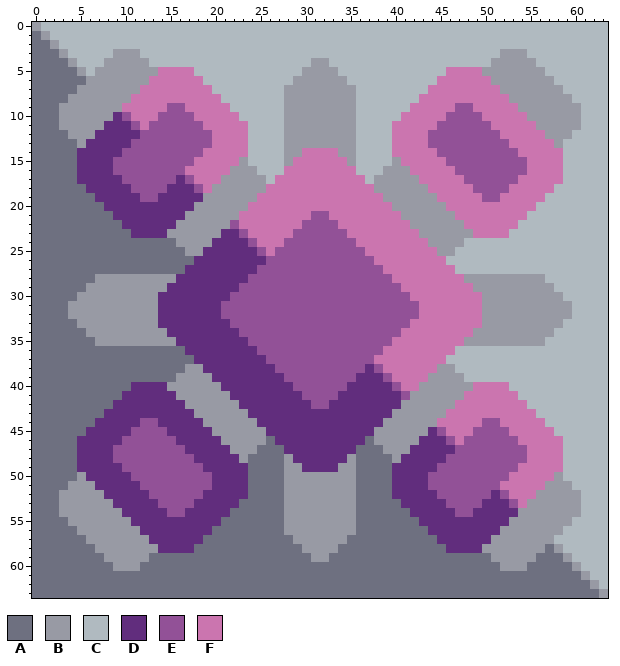
One commit to this pixel-art sprite: assets/sprites/blocks/walls/alive-wall-large.png. This is how it looked before the edit.
The file is 64x64 pixels.
Palette (. is transparent): A #6e7080  B #989aa4  C #b0bac0  D #612d7d  E #925197  F #cb75af
Pixels before, first column x 0:
 0 BCCCCCCCCCCCCCCCCCCCCCCCCCCCCCCCCCCCCCCCCCCCCCCCCCCCCCCCCCCCCCCC
 1 ABCCCCCCCCCCCCCCCCCCCCCCCCCCCCCCCCCCCCCCCCCCCCCCCCCCCCCCCCCCCCCC
 2 AABCCCCCCCCCCCCCCCCCCCCCCCCCCCCCCCCCCCCCCCCCCCCCCCCCCCCCCCCCCCCC
 3 AAABCCCCCBBBCCCCCCCCCCCCCCCCCCCCCCCCCCCCCCCCCCCCCCCCBBBCCCCCCCCC
 4 AAAABCCCBBBBBCCCCCCCCCCCCCCCCCCBBCCCCCCCCCCCCCCCCCCBBBBBCCCCCCCC
 5 AAAAABCBBBBBBBFFFFCCCCCCCCCCCCBBBBCCCCCCCCCCCCFFFFBBBBBBBCCCCCCC
 6 AAAAAABBBBBBBFFFFFFCCCCCCCCCCBBBBBBCCCCCCCCCCFFFFFFBBBBBBBCCCCCC
 7 AAAAABBBBBBBFFFFFFFFCCCCCCCCBBBBBBBBCCCCCCCCFFFFFFFFBBBBBBBCCCCC
 8 AAAABBBBBBBFFFFFFFFFFCCCCCCCBBBBBBBBCCCCCCCFFFFFFFFFFBBBBBBBCCCC
 9 AAABBBBBBBFFFFFEEFFFFFCCCCCCBBBBBBBBCCCCCCFFFFFEEFFFFFBBBBBBBCCC
10 AAABBBBBBDEFFFEEEEFFFFFCCCCCBBBBBBBBCCCCCFFFFFEEEEFFFFFBBBBBBCCC
11 AAABBBBBDDDEFEEEEEEFFFFFCCCCBBBBBBBBCCCCFFFFFEEEEEEFFFFFBBBBBCCC
12 AAAABBBDDDDDEEEEEEEEFFFFCCCCBBBBBBBBCCCCFFFFEEEEEEEEFFFFFBBBCCCC
13 AAAAABDDDDDEEEEEEEEEFFFFCCCCBBBBBBBBCCCCFFFFEEEEEEEEEFFFFFBCCCCC
14 AAAAADDDDDEEEEEEEEEFFFFFCCCCBBFFFFBBCCCCFFFFFEEEEEEEEEFFFFFCCCCC
15 AAAAADDDDEEEEEEEEEFFFFFBCCCCBFFFFFFBCCCCBFFFFFEEEEEEEEEFFFFCCCCC
16 AAAAADDDDEEEEEEEEFFFFFBBBCCCFFFFFFFFCCCBBBFFFFFEEEEEEEEFFFFCCCCC
17 AAAAADDDDDEEEEEEDEFFFBBBBBCFFFFFFFFFFCBBBBBFFFFFEEEEEEFFFFFCCCCC
18 AAAAAADDDDDEEEEDDDEFBBBBBBFFFFFFFFFFFFBBBBBBFFFFFEEEEFFFFFCCCCCC
19 AAAAAAADDDDDEEDDDDDBBBBBBFFFFFFFFFFFFFFBBBBBBFFFFFEEFFFFFCCCCCCC
20 AAAAAAAADDDDDDDDDDBBBBBBFFFFFFFFFFFFFFFFBBBBBBFFFFFFFFFFCCCCCCCC
21 AAAAAAAAADDDDDDDDBBBBBBFFFFFFFFEEFFFFFFFFBBBBBBFFFFFFFFCCCCCCCCC
22 AAAAAAAAAADDDDDDBBBBBBEFFFFFFFEEEEFFFFFFFFBBBBBBFFFFFFCCCCCCCCCC
23 AAAAAAAAAAADDDDBBBBBBDDEFFFFFEEEEEEFFFFFFFFBBBBBBFFFFCCCCCCCCCCC
24 AAAAAAAAAAAAAAAABBBBDDDDEFFFEEEEEEEEFFFFFFFFBBBBCCCCCCCCCCCCCCCC
25 AAAAAAAAAAAAAAAAABBDDDDDDEFEEEEEEEEEEFFFFFFFFBBCCCCCCCCCCCCCCCCC
26 AAAAAAAAAAAAAAAAAADDDDDDDDEEEEEEEEEEEEFFFFFFFFCCCCCCCCCCCCCCCCCC
27 AAAAAAAAAAAAAAAAADDDDDDDDEEEEEEEEEEEEEEFFFFFFFFCCCCCCCCCCCCCCCCC
28 AAAAAAABBBBBBBBBDDDDDDDDEEEEEEEEEEEEEEEEFFFFFFFFBBBBBBBBBCCCCCCC
29 AAAAAABBBBBBBBBDDDDDDDDEEEEEEEEEEEEEEEEEEFFFFFFFFBBBBBBBBBCCCCCC
30 AAAAABBBBBBBBBDDDDDDDDEEEEEEEEEEEEEEEEEEEEFFFFFFFFBBBBBBBBBCCCCC
31 AAAABBBBBBBBBBDDDDDDDEEEEEEEEEEEEEEEEEEEEEEFFFFFFFBBBBBBBBBBCCCC
32 AAAABBBBBBBBBBDDDDDDDEEEEEEEEEEEEEEEEEEEEEEFFFFFFFBBBBBBBBBBCCCC
33 AAAAABBBBBBBBBDDDDDDDDEEEEEEEEEEEEEEEEEEEEFFFFFFFFBBBBBBBBBCCCCC
34 AAAAAABBBBBBBBBDDDDDDDDEEEEEEEEEEEEEEEEEEFFFFFFFFBBBBBBBBBCCCCCC
35 AAAAAAABBBBBBBBBDDDDDDDDEEEEEEEEEEEEEEEEFFFFFFFFBBBBBBBBBCCCCCCC
36 AAAAAAAAAAAAAAAAADDDDDDDDEEEEEEEEEEEEEEFFFFFFFFCCCCCCCCCCCCCCCCC
37 AAAAAAAAAAAAAAAAAADDDDDDDDEEEEEEEEEEEEFFFFFFFFCCCCCCCCCCCCCCCCCC
38 AAAAAAAAAAAAAAAAABBDDDDDDDDEEEEEEEEEEDEFFFFFFBBCCCCCCCCCCCCCCCCC
39 AAAAAAAAAAAAAAAABBBBDDDDDDDDEEEEEEEEDDDEFFFFBBBBCCCCCCCCCCCCCCCC
40 AAAAAAAAAAADDDDBBBBBBDDDDDDDDEEEEEEDDDDDEFFBBBBBBFFFFCCCCCCCCCCC
41 AAAAAAAAAADDDDDDBBBBBBDDDDDDDDEEEEDDDDDDDEBBBBBBFFFFFFCCCCCCCCCC
42 AAAAAAAAADDDDDDDDBBBBBBDDDDDDDDEEDDDDDDDDBBBBBBFFFFFFFFCCCCCCCCC
43 AAAAAAAADDDDDDDDDDBBBBBBDDDDDDDDDDDDDDDDBBBBBBFFFFFFFFFFCCCCCCCC
44 AAAAAAADDDDDEEDDDDDBBBBBBDDDDDDDDDDDDDDBBBBBBFFFFFEEFFFFFCCCCCCC
45 AAAAAADDDDDEEEEDDDDDBBBBBBDDDDDDDDDDDDBBBBBBDEFFFEEEEFFFFFCCCCCC
46 AAAAADDDDDEEEEEEDDDDDBBBBBADDDDDDDDDDABBBBBDDDEFEEEEEEFFFFFCCCCC
47 AAAAADDDDEEEEEEEEDDDDDBBBAAADDDDDDDDAAABBBDDDDDEEEEEEEEFFFFCCCCC
48 AAAAADDDDEEEEEEEEEDDDDDBAAAABDDDDDDBAAAABDDDDDEEEEEEEEEFFFFCCCCC
49 AAAAADDDDDEEEEEEEEEDDDDDAAAABBDDDDBBAAAADDDDDEEEEEEEEEFFFFFCCCCC
50 AAAAABDDDDDEEEEEEEEEDDDDAAAABBBBBBBBAAAADDDDEEEEEEEEEFFFFFBCCCCC
51 AAAABBBDDDDDEEEEEEEEDDDDAAAABBBBBBBBAAAADDDDEEEEEEEEFFFFFBBBCCCC
52 AAABBBBBDDDDDEEEEEEDDDDDAAAABBBBBBBBAAAADDDDDEEEEEEDEFFFBBBBBCCC
53 AAABBBBBBDDDDDEEEEDDDDDAAAAABBBBBBBBAAAAADDDDDEEEEDDDEFBBBBBBCCC
54 AAABBBBBBBDDDDDEEDDDDDAAAAAABBBBBBBBAAAAAADDDDDEEDDDDDBBBBBBBCCC
55 AAAABBBBBBBDDDDDDDDDDAAAAAAABBBBBBBBAAAAAAADDDDDDDDDDBBBBBBBCCCC
56 AAAAABBBBBBBDDDDDDDDAAAAAAAABBBBBBBBAAAAAAAADDDDDDDDBBBBBBBCCCCC
57 AAAAAABBBBBBBDDDDDDAAAAAAAAAABBBBBBAAAAAAAAAADDDDDDBBBBBBBCCCCCC
58 AAAAAAABBBBBBBDDDDAAAAAAAAAAAABBBBAAAAAAAAAAAADDDDBBBBBBBABCCCCC
59 AAAAAAAABBBBBAAAAAAAAAAAAAAAAAABBAAAAAAAAAAAAAAAAAABBBBBAAABCCCC
60 AAAAAAAAABBBAAAAAAAAAAAAAAAAAAAAAAAAAAAAAAAAAAAAAAAABBBAAAAABCCC
61 AAAAAAAAAAAAAAAAAAAAAAAAAAAAAAAAAAAAAAAAAAAAAAAAAAAAAAAAAAAAABCC
62 AAAAAAAAAAAAAAAAAAAAAAAAAAAAAAAAAAAAAAAAAAAAAAAAAAAAAAAAAAAAAABC
63 AAAAAAAAAAAAAAAAAAAAAAAAAAAAAAAAAAAAAAAAAAAAAAAAAAAAAAAAAAAAAAAB
Now the later version:
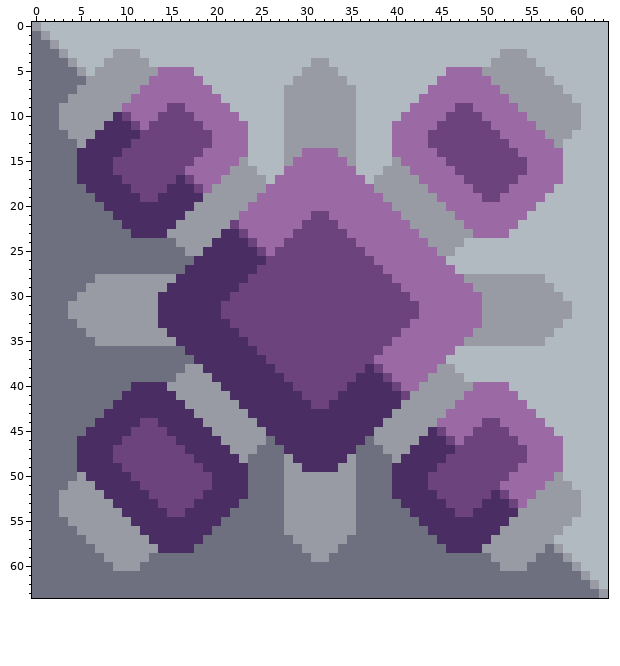
What changed:
Colour D changes from #612d7d to #4a2e63.
Colour E changes from #925197 to #6c437d.
Colour F changes from #cb75af to #9b69a4.
